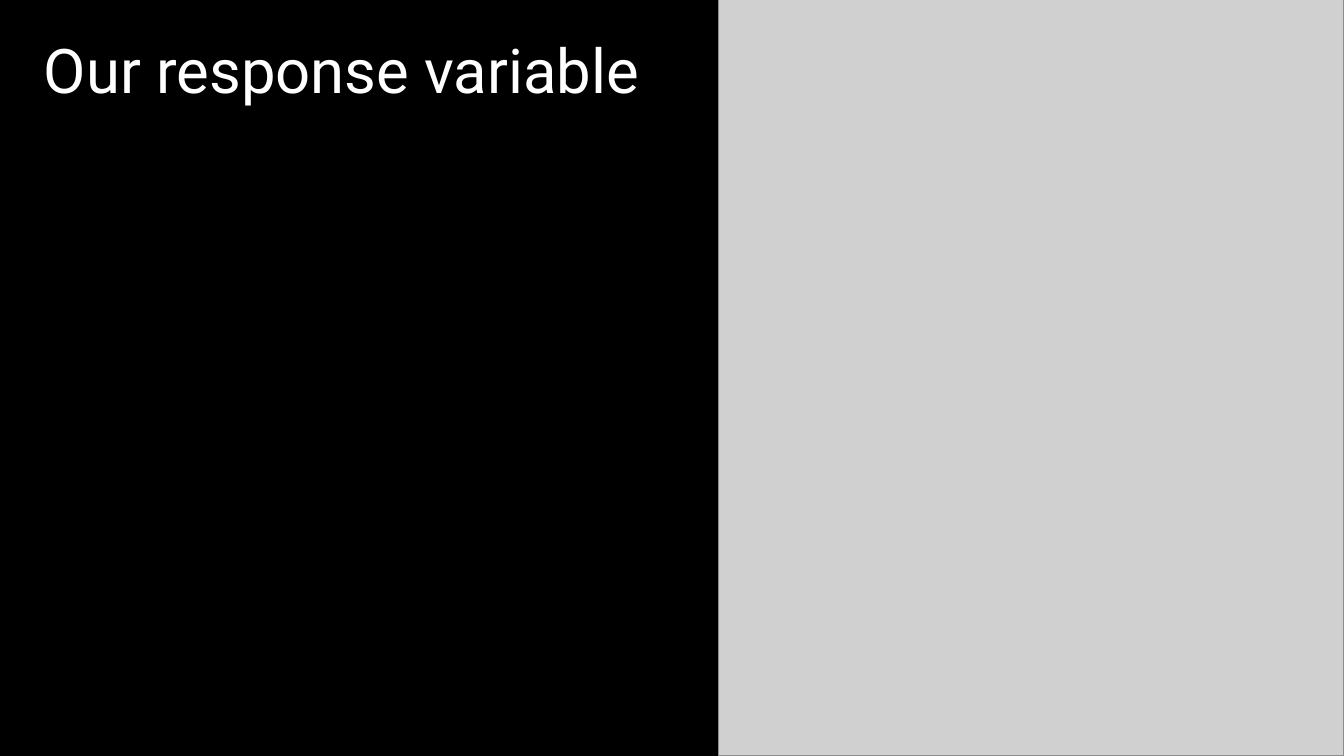
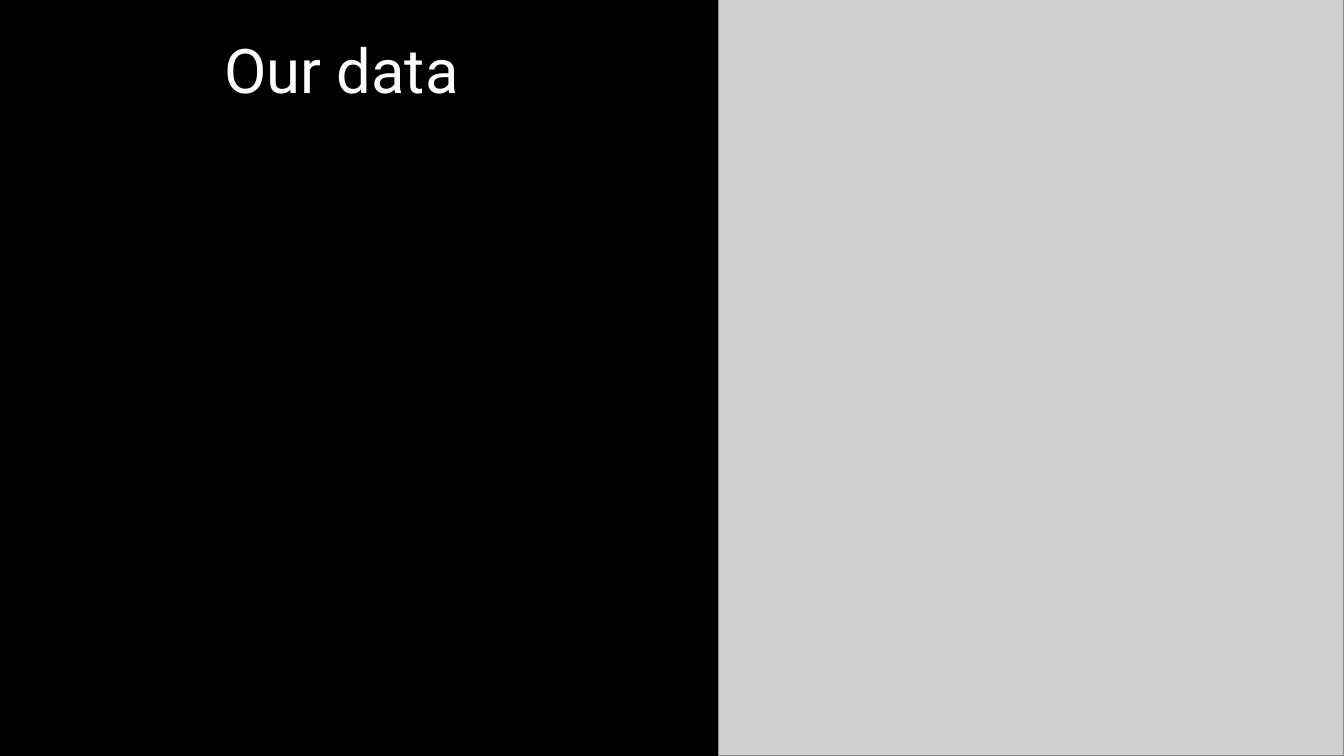
Before and after one commit to DeonRoos/006-BI3010, a slide deck: slide 6 of Lecture 7 - Cat LM/slides/LM with cat.pptx. Drawn at 1344x756 pixels with LibreOffice and Linux fonts; fonts in the diff are those of the drawing; grey boxes stand for pictures. Boxes give left, top, right and bottom in pixels: in the first picture for what was removed or moved away, otherwise in the second. Text is boxed around its words. In the diff, an @@ line names an element or a change of style, - is before the commit and + after.

```diff
--- a/Lecture 7 - Cat LM/slides/LM with cat.pptx
+++ b/Lecture 7 - Cat LM/slides/LM with cat.pptx
@@ title at (x1=224, y1=46, x2=459, y2=94): text changed @@
-Our response variable
+Our data
```
Also in this commit, not shown: 4 other slides changed, 5 slides added, 10 other files.
